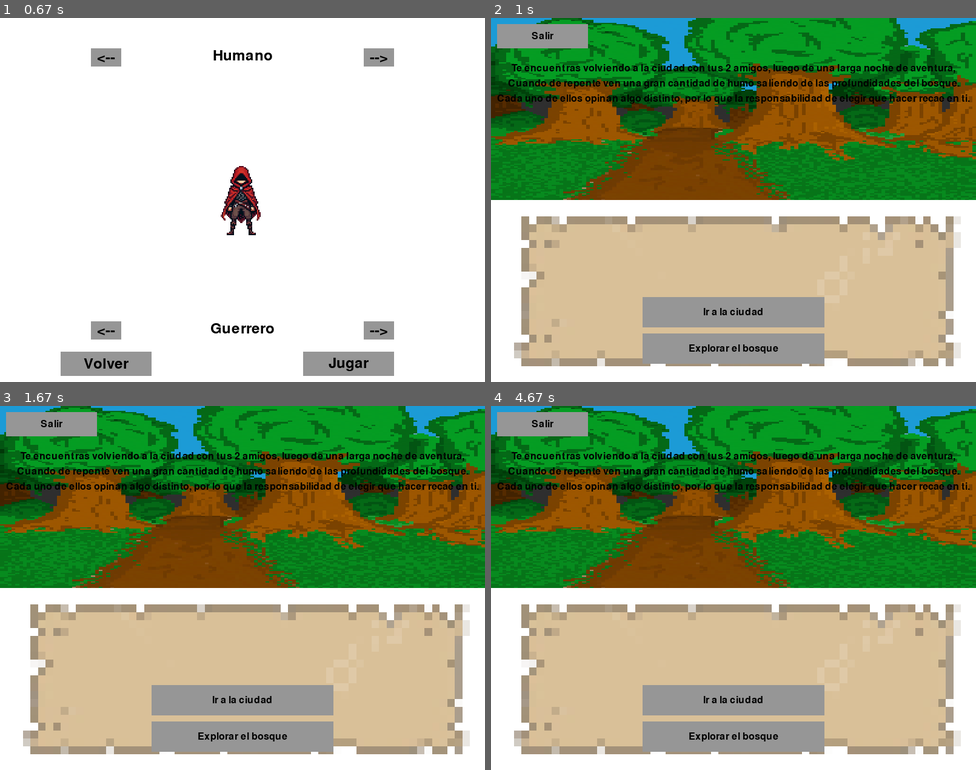
Above: before the commit, frames 1-4 (two rows, left to right).
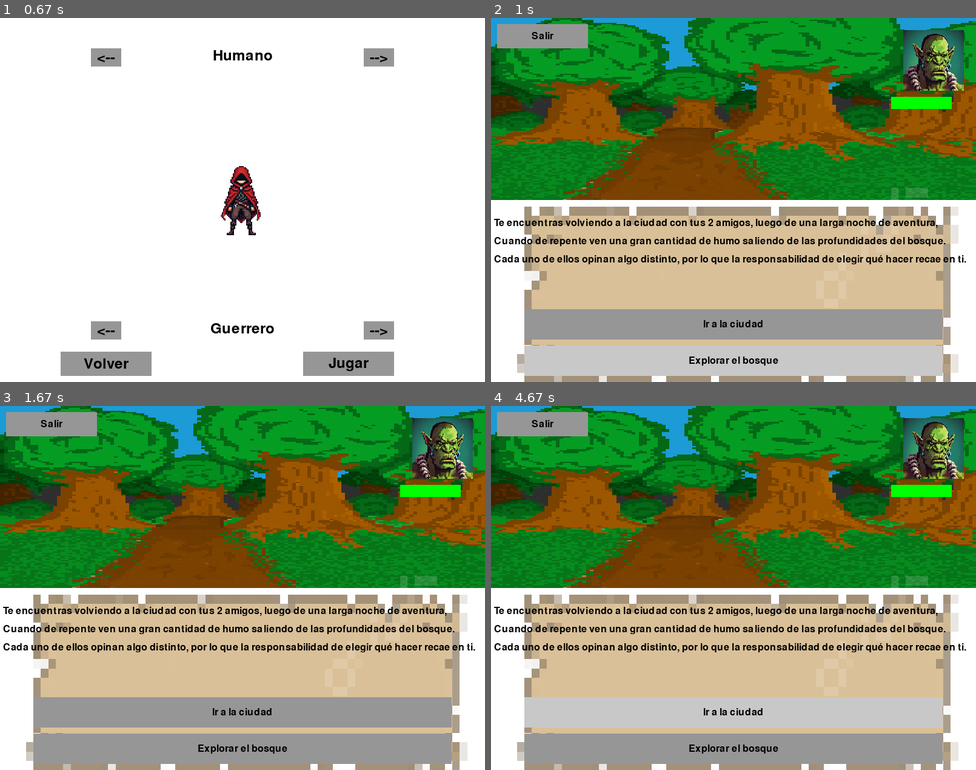
Above: after the commit, the same moments.

Repository: LucaBalado/RoleGamePygame
Game: pygame game, started from Juego/creadorpj.py
Same seed, same stepped clock (60 frames per second), same inputs: the game is played once before the commit and once after it.
Inputs (mouse positions are in pixels of both pictures, inside the frame that each line leads up to):
- Up to frame 1 (0.67 s): press the mouse at (242, 185) at 0.37 s; move the mouse to (164, 236) at 0.47 s; release the mouse at (92, 287) at 0.6 s
- Up to frame 2 (1 s): click "Jugar" at 0.72 s
- Up to frame 3 (1.67 s): press the mouse at (242, 748) at 1.03 s; move the mouse to (334, 737) at 1.13 s; release the mouse at (426, 726) at 1.27 s; click (174, 511) at 1.38 s
- Up to frame 4 (4.67 s): click "Ir a la ciudad" at 2.22 s; click (835, 522) at 2.55 s; click "Explorar el bosque" at 3.38 s; click (592, 566) at 3.72 s; click (588, 722) at 4.55 s

Frame 1 is identical in both runs. In frame 2, 28% of the frame differs, in the area x 0-99%, y 3-100%; in frame 3, 26%; in frame 4, 29%.

Commit message:
ultima actualizacion

Diff:
--- a/Juego/historia.py
+++ b/Juego/historia.py
@@ -11,29 +11,29 @@
 BLACK = (0, 0, 0)
 GRAY = (200, 200, 200)
 DARK_GRAY = (150, 150, 150)
+RED = (255, 0, 0)
+GREEN = (0, 255, 0)
 
 font = pygame.font.Font(None, 24)
 
-# Cargar imágenes
 bosque_img = pygame.image.load("assets/bosque.png")
 papiro_img = pygame.image.load("assets/papiro.png")
+orco_img = pygame.image.load("assets/Orco-Splashart.png")
 
-# Historia
 historia = [
     "Te encuentras volviendo a la ciudad con tus 2 amigos, luego de una larga noche de aventura,",
     "Cuando de repente ven una gran cantidad de humo saliendo de las profundidades del bosque.",
-    "Cada uno de ellos opinan algo distinto, por lo que la responsabilidad de elegir que hacer recae en ti."
+    "Cada uno de ellos opinan algo distinto, por lo que la responsabilidad de elegir qué hacer recae en ti."
 ]
 
-# Opciones de botones
+
 opciones = [
     ("Ir a la ciudad", 'ir_a_ciudad'),
     ("Explorar el bosque", 'explorar_bosque')
 ]
 
-# Variable global para seguir el índice de la historia
 decision_idx = 0
-
+vida_pj = 100
 def boton(x, y, ancho, alto, texto, accion=None):
     """Dibuja un botón y detecta si es clickeado."""
     mouse = pygame.mouse.get_pos()
@@ -52,51 +52,54 @@
     """Muestra el menú con la opción de salir en la esquina superior izquierda."""
     boton(10, 10, 150, 40, "Salir", salir)
 
+def dibujar_estado_personaje():
+    """Dibuja la imagen del personaje y la barra de vida."""
+    orco_resized = pygame.transform.scale(orco_img, (100, 100))
+    screen.blit(orco_resized, (WIDTH - 120, 20))
+
+    barra_x = WIDTH - 140
+    barra_y = 130
+    barra_ancho = 100
+    barra_alto = 20
+
+    pygame.draw.rect(screen, DARK_GRAY, (barra_x, barra_y, barra_ancho, barra_alto))
+    vida_ancho = int((vida_pj / 100) * barra_ancho)
+    pygame.draw.rect(screen, GREEN if vida_pj > 30 else RED, (barra_x, barra_y, vida_ancho, barra_alto))
+
 def jugar():
     global decision_idx
 
     running = True
     while running:
-        screen.fill(WHITE)  # Rellenar con el color blanco para la parte de fondo
+        screen.fill(WHITE)
 
-        # Mostrar el menú de la esquina superior izquierda
+        bosque_resized = pygame.transform.scale(bosque_img, (WIDTH, HEIGHT // 2))
+        screen.blit(bosque_resized, (0, 0))
 
 
-        # Mostrar la imagen del bosque en la mitad superior
-        bosque_resized = pygame.transform.scale(bosque_img, (WIDTH, HEIGHT // 2))  # Redimensiona la imagen para que ocupe la mitad superior
-        screen.blit(bosque_resized, (0, 0))
+        papiro_resized = pygame.transform.scale(papiro_img, (WIDTH - 10, HEIGHT // 2 + 50))
+        papiro_x = (WIDTH - papiro_resized.get_width()) // 2
+        papiro_y = HEIGHT // 2 - 20
+        screen.blit(papiro_resized, (papiro_x, papiro_y))
 
-        # Mostrar la imagen del papiro en la mitad inferior
-        papiro_resized = pygame.transform.scale(papiro_img, (WIDTH, HEIGHT // 2))  # Redimensiona la imagen para que ocupe la mitad inferior
-        screen.blit(papiro_resized, (0, HEIGHT // 2))
 
-        # Mostrar el texto de la historia línea por línea
-        y_offset = HEIGHT // 8  # Ajuste la posición vertical del texto
+        y_offset = papiro_y + 50
         for i, line in enumerate(historia[:decision_idx + 1]):
             historia_text = font.render(line, True, BLACK)
-            screen.blit(historia_text, (WIDTH // 2 - historia_text.get_width() // 2, y_offset + i * 25))  # Reducir el espacio entre líneas
-
-        # Mostrar opciones al final del último párrafo
+            screen.blit(historia_text, (papiro_x, y_offset + i * 30))
         if decision_idx == len(historia) - 1:
             for i, (texto, accion) in enumerate(opciones):
-                boton(WIDTH // 2 - 150, HEIGHT // 2 + 160 + i * 60, 300, 50, texto, globals()[accion])
+                boton(papiro_x + 50, papiro_y + 200 + i * 60, papiro_resized.get_width() - 100, 50, texto, globals()[accion])
+
+        dibujar_estado_personaje()
 
         mostrar_menu()
-
-        pygame.display.flip()  # Actualizar la pantalla
+        pygame.display.flip()
 
         for event in pygame.event.get():
             if event.type == pygame.QUIT:
                 running = False
 
-            if event.type == pygame.MOUSEBUTTONDOWN:
-                if decision_idx == len(historia) - 1:
-                    # Si el índice es el último, se muestran los botones
-                    for i, (texto, accion) in enumerate(opciones):
-                        if WIDTH // 2 - 150 < pygame.mouse.get_pos()[0] < WIDTH // 2 + 150 and HEIGHT // 2 + 160 + i * 60 < pygame.mouse.get_pos()[1] < HEIGHT // 2 + 160 + i * 60 + 50:
-                            globals()[accion]()  # Llama a la acción correspondiente
-
-        # Si el jugador ha llegado al final de la historia, podemos pasar a la siguiente parte
         if decision_idx < len(historia) - 1:
             decision_idx += 1
 
@@ -106,12 +109,12 @@
 def ir_a_ciudad():
     global decision_idx
     print("El jugador decide ir a la ciudad.")
-    decision_idx = 0  # Vuelves al primer párrafo o a donde quieras continuar
+    decision_idx = 0
 
 def explorar_bosque():
     global decision_idx
     print("El jugador decide explorar el bosque.")
-    decision_idx = 0  # Vuelves al primer párrafo o a donde quieras continuar
+    decision_idx = 0
 
 def salir():
     """Función para salir del juego."""
